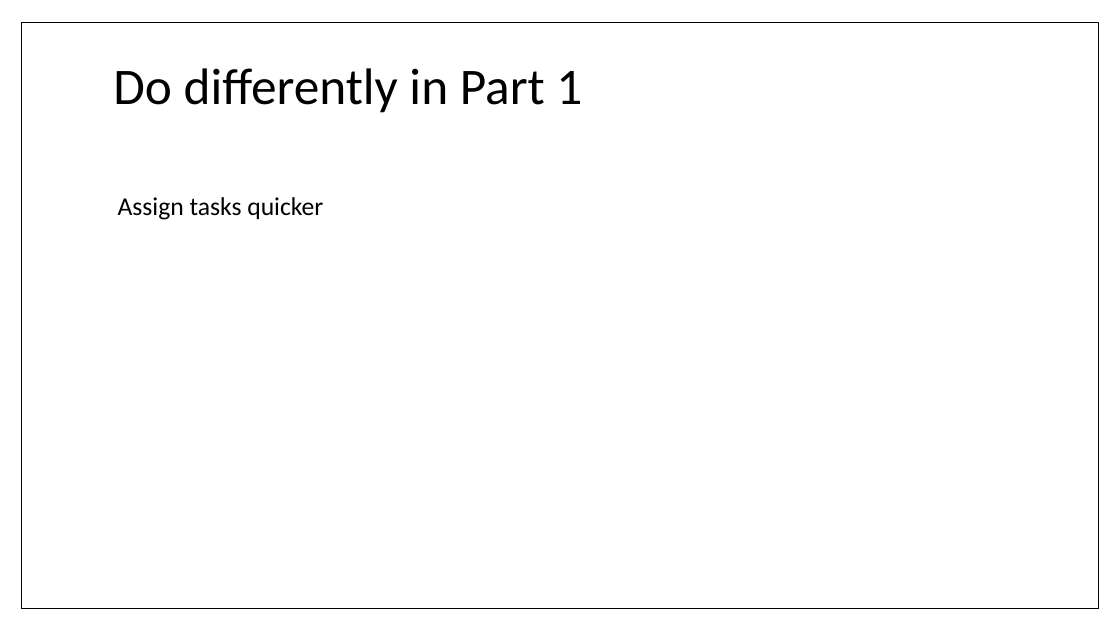
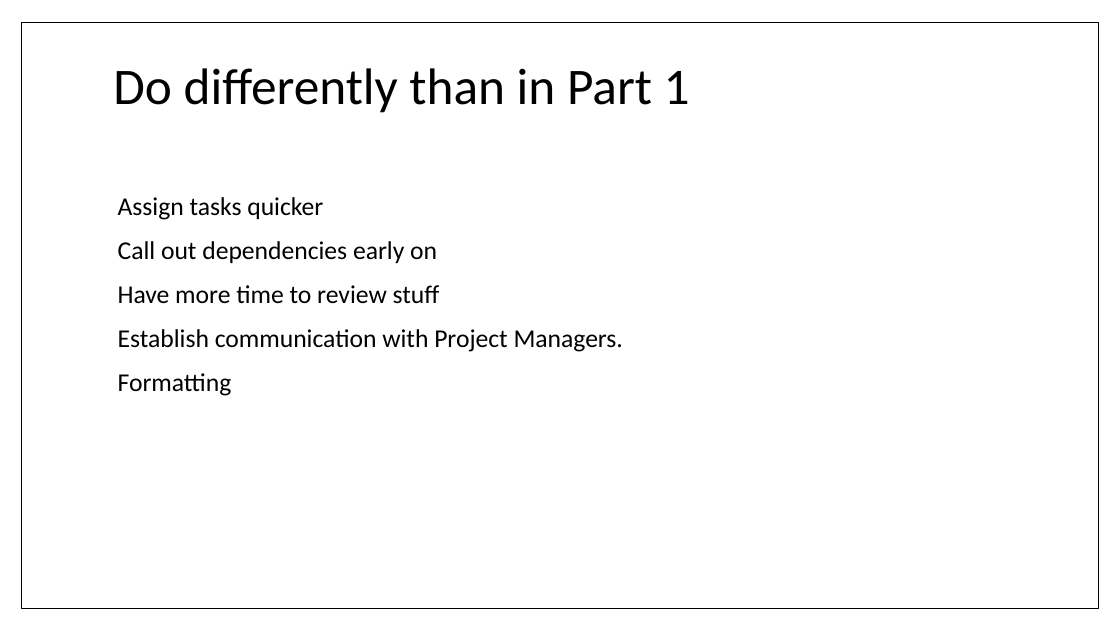
Before and after one commit to umdfeynman/umdfeynman, a slide deck: slide 23 of Work_In_Progress/CS/SPMP_Presentation.pptx (slide 22 before the commit). Drawn at 1120x630 pixels with LibreOffice and Linux fonts; fonts in the diff are those of the drawing. Boxes give left, top, right and bottom in pixels: in the first picture for what was removed or moved away, otherwise in the second. Text is boxed around its words. In the diff, an @@ line names an element or a change of style, - is before the commit and + after.

```diff
--- a/Work_In_Progress/CS/SPMP_Presentation.pptx
+++ b/Work_In_Progress/CS/SPMP_Presentation.pptx
@@ title at <box>113,68,690,113</box>: text changed @@
-Do differently in Part 1
+Do differently than in Part 1
@@ text at <box>118,241,623,396</box>: paragraphs added @@
+Call out dependencies early on
+Have more time to review stuff
+Establish communication with Project Managers.
+Formatting
```
Also in this commit, not shown: 6 other slides changed, 1 slide added.
